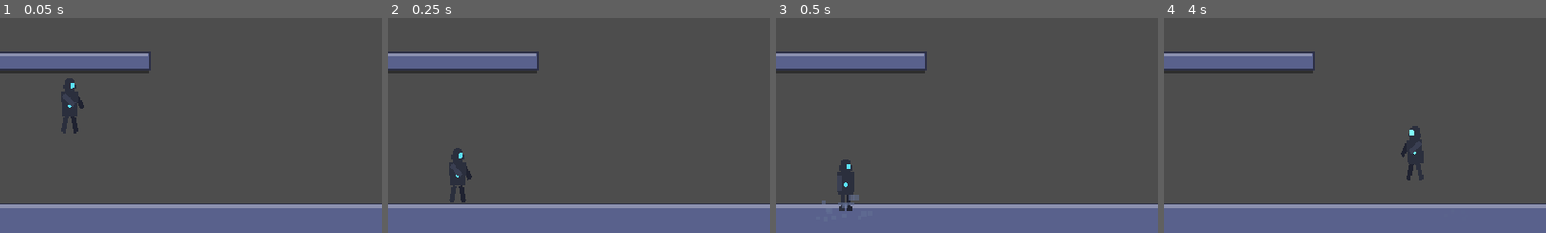
Above: before the commit, frames 1-4 (left to right).
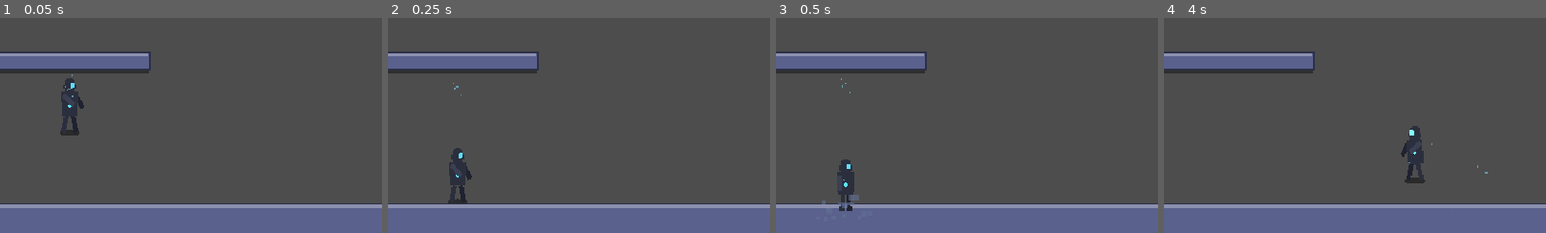
Above: after the commit, the same moments.

Repository: andy-augustine/godot-helloworld
Game: Godot game, scene res://World.tscn
Two runs of this game, one before a commit and one after it. Both use one fixed random seed, a clock stepped at 60 frames per second and the inputs below.
Inputs (mouse positions are % of the whole screen's width and height, from its top left):
- Up to frame 1 (0.05 s): no input
- Up to frame 2 (0.25 s): no input
- Up to frame 3 (0.5 s): no input
- Up to frame 4 (4 s): tap Enter (ui_accept) at 0.5 s; move the mouse to (72, 45) at 0.52 s; hold D (move_right) 0.53-1.25 s; tap Shift (dash) at 0.6, 2.1, 3.6 s; click (72, 45) at 0.67 s; tap Space (jump) at 0.77, 3.77 s; drag from (30, 55) to (92, 26) at 1.27 s; move the mouse to (60, 28) at 2.02 s; hold D (move_right) 2.03-2.75 s; drag from (45, 70) to (96, 86) at 2.77 s; move the mouse to (80, 65) at 3.52 s; hold A (move_left) from 3.53 s (still down)
The pictures show only the part of the screen within x 41-91%, y 50-100%; the shares and areas given below are measured in that part.

The runs differ from the first frame. In frame 1, 0.1% of the frame differs, in the area x 15-21%, y 26-55%; in frame 2, less than 0.1%; in frame 3, less than 0.1%; in frame 4, 0.1%, in the area x 63-85%, y 58-77%.

Commit message:
P2 follow-up: player rig sizzle — ground shadow + idle aura
Two non-disruptive additions to the player rig that don't interfere with the
existing AnimationPlayer-driven limb rotations:

- GroundShadow (Polygon2D, z_index −10): elliptical-ish 8-vertex polygon
  positioned at y=34 (just below the feet), 45% black. Stays planted at
  rig-level so it doesn't track the Squash node's vertical bob/scale —
  reads as a cast shadow on the floor regardless of what the body is doing.

- IdleAura (CPUParticles2D): 6 cyan particles slowly drifting upward from
  chest level (y=−8), matching the ChestLight + Visor cyan. Negative
  gravity (-10) plus low velocity gives a gentle aura of "energy" emanating
  from the rig at all times, reading as "alive" without competing with the
  movement particles (Land/Run/WallSlide/Dash dust).

Tried adding a body-silhouette outline polygon under Squash but rejected:
the outline would not track limb rotations, so during run/jump/wall-slide
animations the limbs would visibly extend past the silhouette. The cyan
aura + ground shadow give edge clarity without that issue.

Co-Authored-By: Claude Opus 4.7 (1M context) <noreply@anthropic.com>

Diff:
--- a/player/player.tscn
+++ b/player/player.tscn
@@ -699,6 +699,28 @@
 color = Color(1, 0.6, 0.15, 0.95)
 color_ramp = SubResource("Gradient_yw30f")
 
+[node name="GroundShadow" type="Polygon2D" parent="Rig"]
+position = Vector2(0, 34)
+z_index = -10
+color = Color(0, 0, 0, 0.45)
+polygon = PackedVector2Array(-13, 0, -11, -3, 0, -4, 11, -3, 13, 0, 11, 3, 0, 4, -11, 3)
+
+[node name="IdleAura" type="CPUParticles2D" parent="Rig"]
+position = Vector2(0, -8)
+amount = 6
+lifetime = 1.8
+preprocess = 1.5
+emission_shape = 1
+emission_sphere_radius = 6.0
+direction = Vector2(0, -1)
+spread = 30.0
+gravity = Vector2(0, -10)
+initial_velocity_min = 4.0
+initial_velocity_max = 12.0
+scale_amount_min = 0.9
+scale_amount_max = 2.0
+color = Color(0.5, 0.85, 1.0, 0.55)
+
 [node name="AnimationPlayer" type="AnimationPlayer" parent="." unique_id=811606432]
 libraries/ = SubResource("AnimationLibrary_hg6s5")
 
